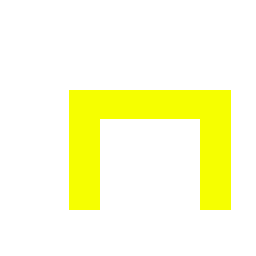
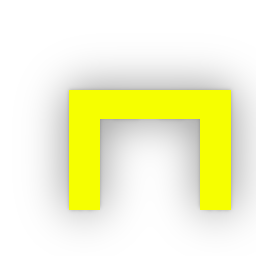
Before/after of a w=256, h=256 layered artwork. What changed in the layer stack:
added layer "Layer 1" above "Background" over [25, 46, 256, 248]
